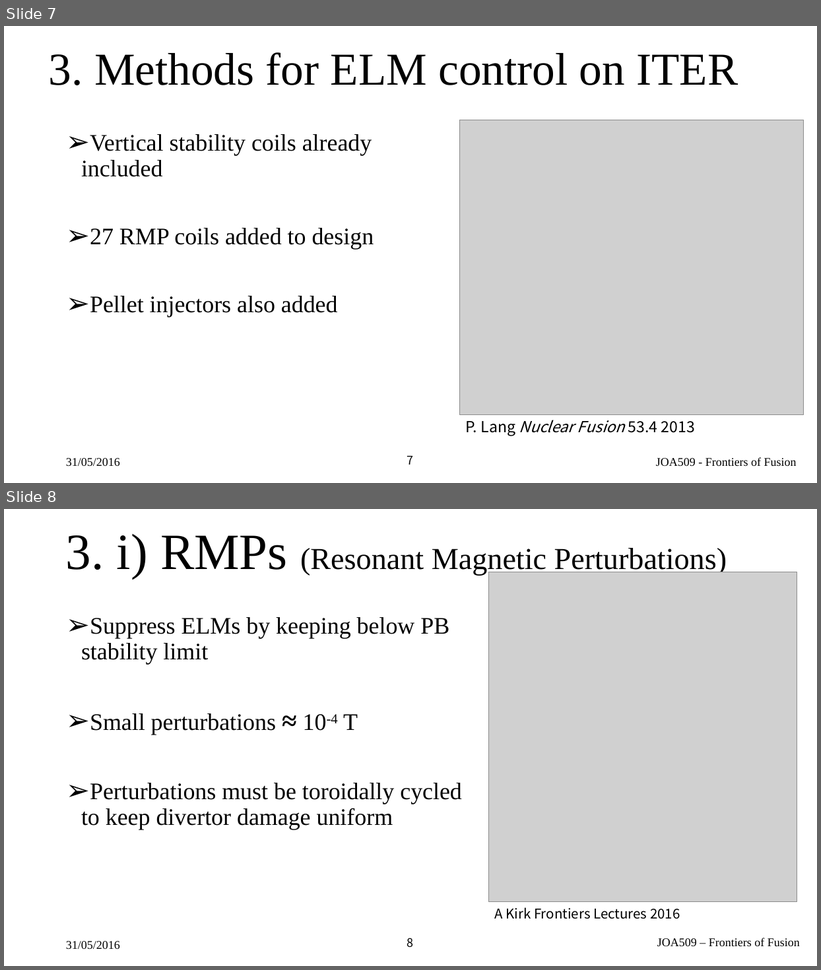
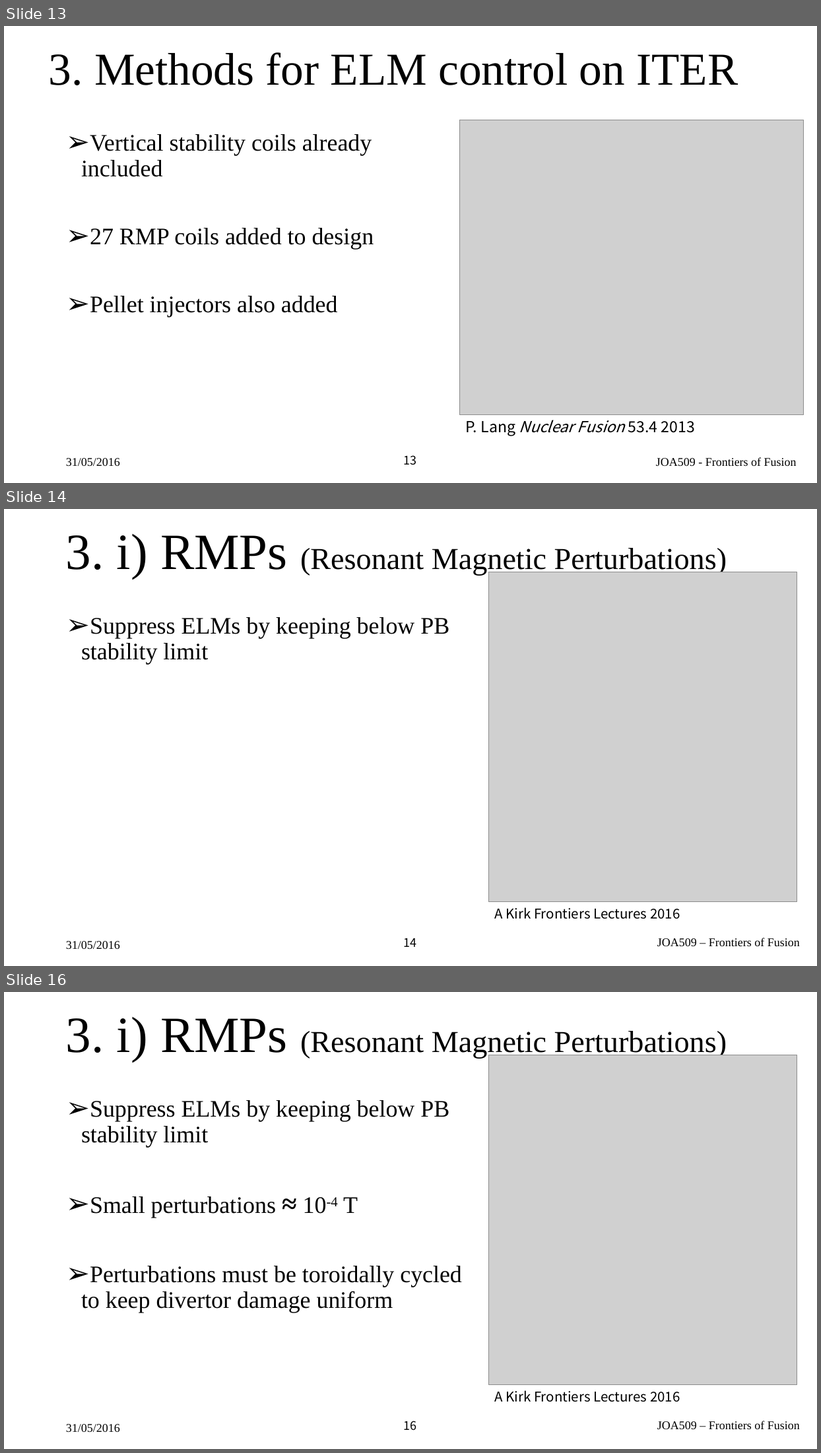
Before and after one commit to airdas/FFessay, a slide deck: Presentation/elmz_edit.pptx. Shown one above the other, each under a label of ours: slides 7 and 8 before the commit, slides 13, 14 and 16 after it; the slides between them are not shown. The pictures are 821x970 and 821x1453 pixels, drawn with LibreOffice and Linux fonts; fonts in the diff are those of the drawing; grey boxes stand for pictures; background and template pictures are left out. Boxes give left, top, right and bottom in pixels: in the first picture for what was removed or moved away, otherwise in the second. Text is boxed around its words. In the diff, an @@ line names an element or a change of style, - is before the commit and + after.

```diff
--- a/Presentation/elmz_edit.pptx
+++ b/Presentation/elmz_edit.pptx
@@ slide 14 added at [4, 509, 817, 966], background picture (left out) @@
@@ title added at [66, 534, 727, 579], 36 pt, text #000000 @@
+3. i) RMPs (Resonant Magnetic Perturbations)
@@ picture added at [489, 572, 797, 902] @@
@@ text added at [81, 617, 450, 664], 28 pt, text #000000 @@
+➢ Suppress ELMs by keeping below PB stability limit
@@ text added at [494, 908, 680, 920], 16 pt, text #000000 @@
+A Kirk Frontiers Lectures 2016
@@ text added at [66, 941, 120, 949], 14 pt, text #000000 @@
+31/05/2016
@@ page number added at [404, 938, 417, 947], 14 pt, text #000000 @@
+14
@@ text added at [657, 938, 800, 947], 14 pt, text #000000 @@
+JOA509 – Frontiers of Fusion
@@ what was slide 7 is now slide 13 @@
@@ page number at [404, 456, 417, 466]: text changed @@
-7
+13
@@ what was slide 8 is now slide 16 @@
@@ page number at [404, 1421, 417, 1431]: text changed @@
-8
+16
```
Also in this commit, not shown: 2 slides changed, 8 other slides added, 1 other file.
